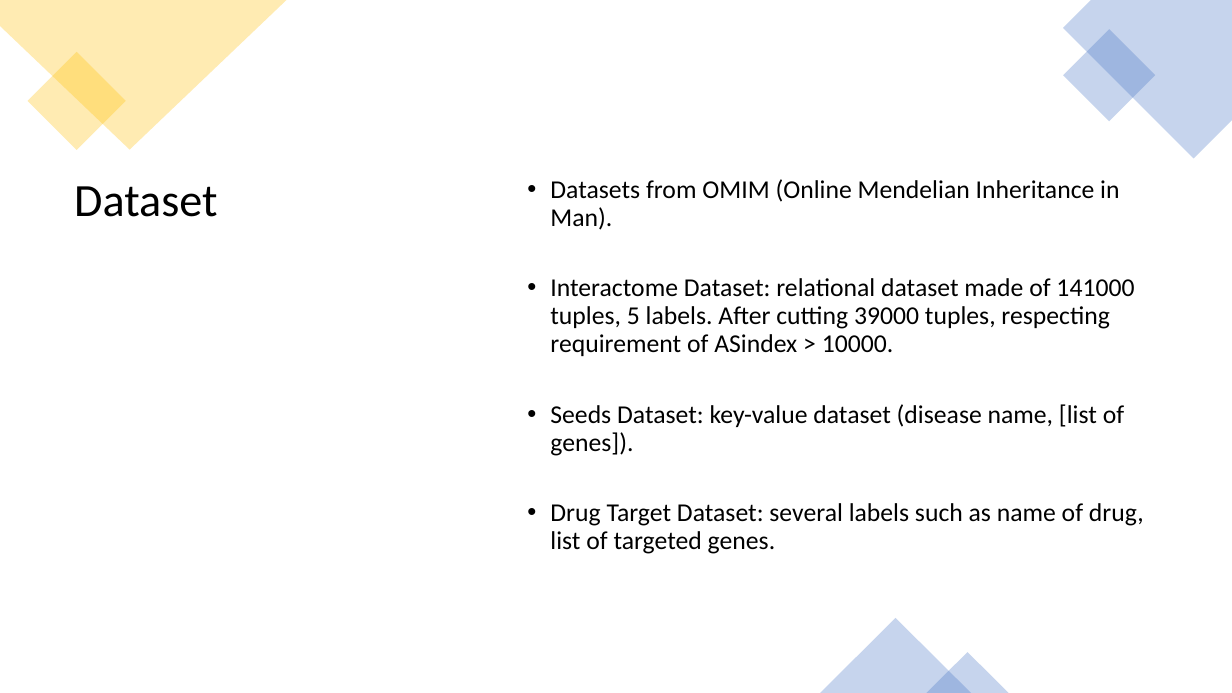
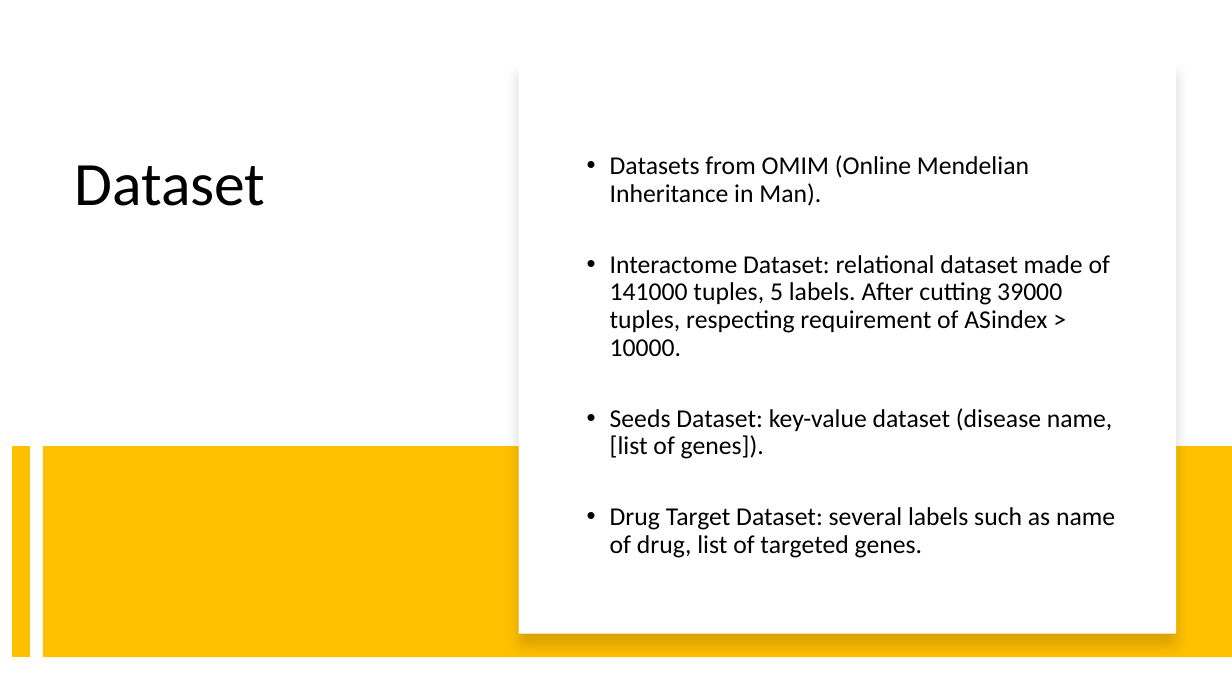
Before and after one commit to nicoDs96/VisualAnalytics, a slide deck: slide 3 of Report/VA project slides.pptx. Drawn at 1232x693 pixels with LibreOffice and Linux fonts; fonts in the diff are those of the drawing. Boxes give left, top, right and bottom in pixels: in the first picture for what was removed or moved away, otherwise in the second. Text is boxed around its words. In the diff, an @@ line names an element or a change of style, - is before the commit and + after.

```diff
--- a/Report/VA project slides.pptx
+++ b/Report/VA project slides.pptx
@@ freeform shape removed at box(0, 0, 287, 150) @@
@@ freeform shape removed at box(1063, 0, 1232, 159) @@
@@ rectangle removed at box(1063, 29, 1156, 122) @@
@@ rectangle removed at box(27, 52, 125, 150) @@
@@ rectangle added at box(518, 59, 1176, 633), fill #FFFFFF @@
@@ title "Dataset": place and size @@
-title "Dataset" at box(74, 186, 217, 217)
+title "Dataset" at box(74, 165, 265, 206)
@@ title "Dataset" at box(74, 165, 265, 206): size 36 to 48 pt @@
@@ text "Datasets from OMIM (Online Mendelian ..." rewrapped from box(550, 179, 1144, 554) to box(610, 155, 1115, 558) @@
@@ line added from (21, 446) to (21, 657), #FFC000 14 pt @@
@@ rectangle added at box(43, 446, 1232, 657), fill #FFC000 @@
@@ triangle removed at box(821, 618, 971, 693) @@
@@ triangle removed at box(927, 653, 1009, 693) @@
```
Also in this commit, not shown: 2 other slides changed.
